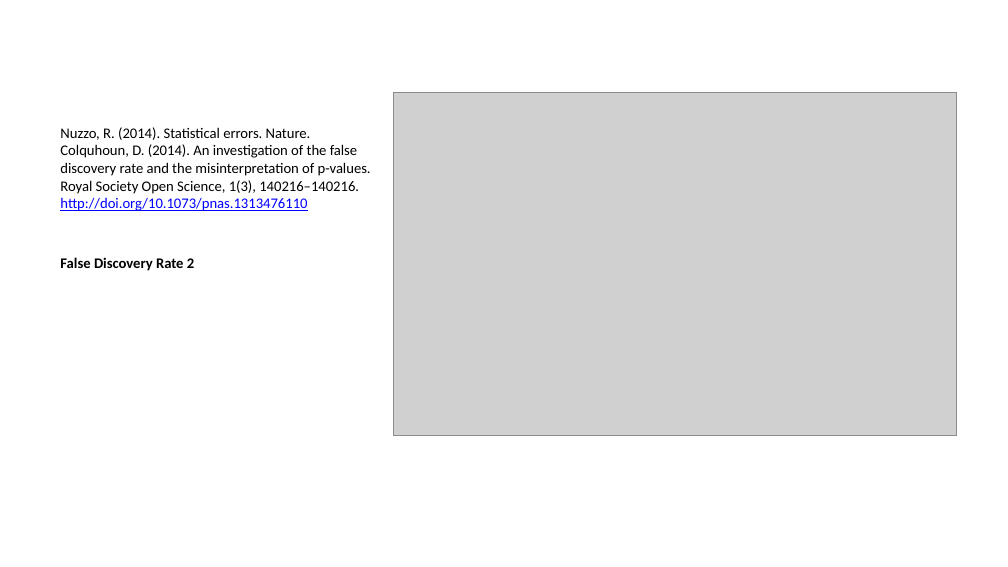
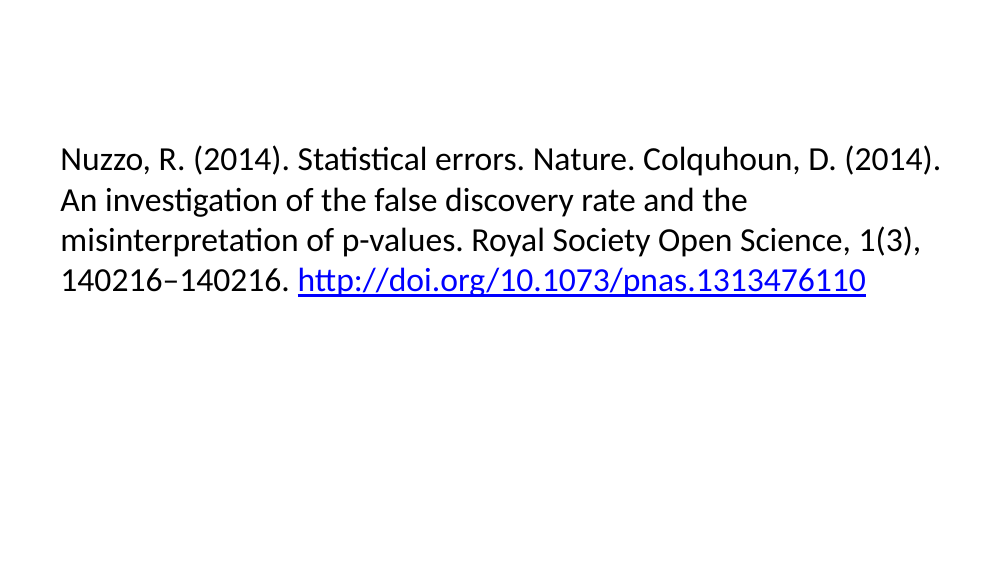
Before and after one commit to lmu-osc/train-the-trainer-student-track-OS, a slide deck: slide 44 of materials/OS-M1/OS-M1-S1-Reproducibility-Replicability/OS-M1-S1-Replicability-slides.pptx (slide 17 before the commit). Drawn at 1008x567 pixels with LibreOffice and Linux fonts; fonts in the diff are those of the drawing; grey boxes stand for pictures. Boxes give left, top, right and bottom in pixels: in the first picture for what was removed or moved away, otherwise in the second. Text is boxed around its words. In the diff, an @@ line names an element or a change of style, - is before the commit and + after.

```diff
--- a/materials/OS-M1/OS-M1-S1-Reproducibility-Replicability/OS-M1-S1-Replicability-slides.pptx
+++ b/materials/OS-M1/OS-M1-S1-Reproducibility-Replicability/OS-M1-S1-Replicability-slides.pptx
@@ picture removed at bbox=[393, 93, 956, 435] @@
@@ text "Nuzzo, R. (2014). Statistical errors. ...": place and size @@
-text "Nuzzo, R. (2014). Statistical errors. ..." at bbox=[60, 127, 371, 271]
+text "Nuzzo, R. (2014). Statistical errors. ..." at bbox=[60, 145, 941, 297]
@@ text "Nuzzo, R. (2014). Statistical errors. ..." at bbox=[60, 145, 941, 297]: size 10.5 to 24 pt; more space between paragraphs @@
@@ text at bbox=[60, 257, 194, 271]: paragraph removed @@
-False Discovery Rate 2
```
Also in this commit, not shown: 28 other slides changed, 76 slides added, 5 slides removed, 23 other files.
